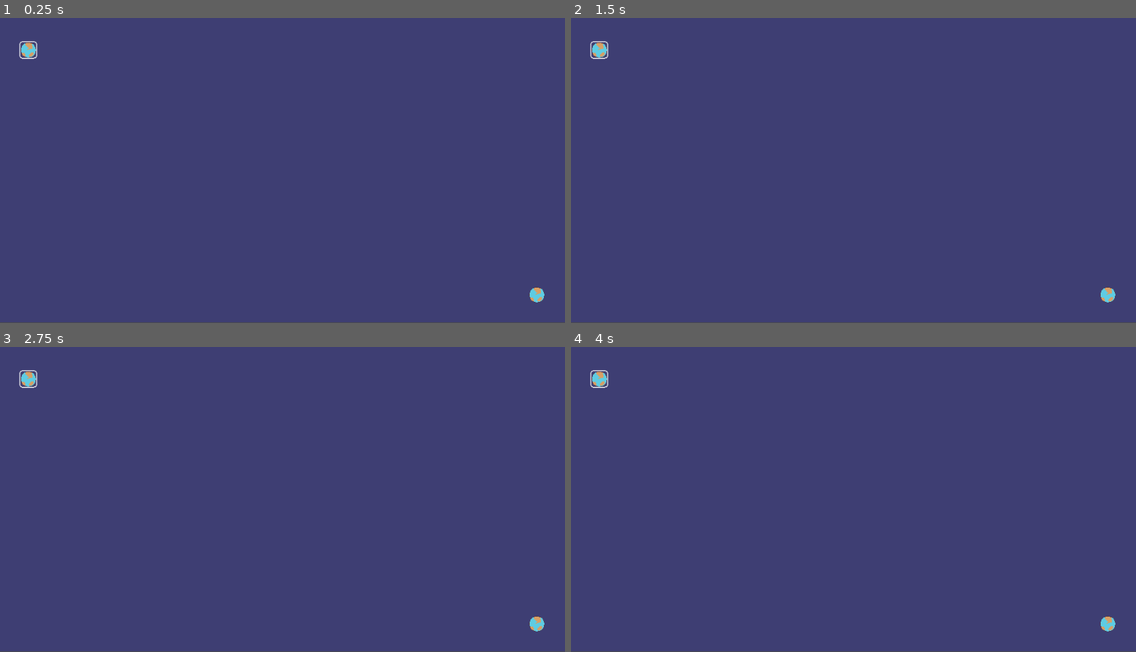
Above: before the commit, frames 1-4 (two rows, left to right).
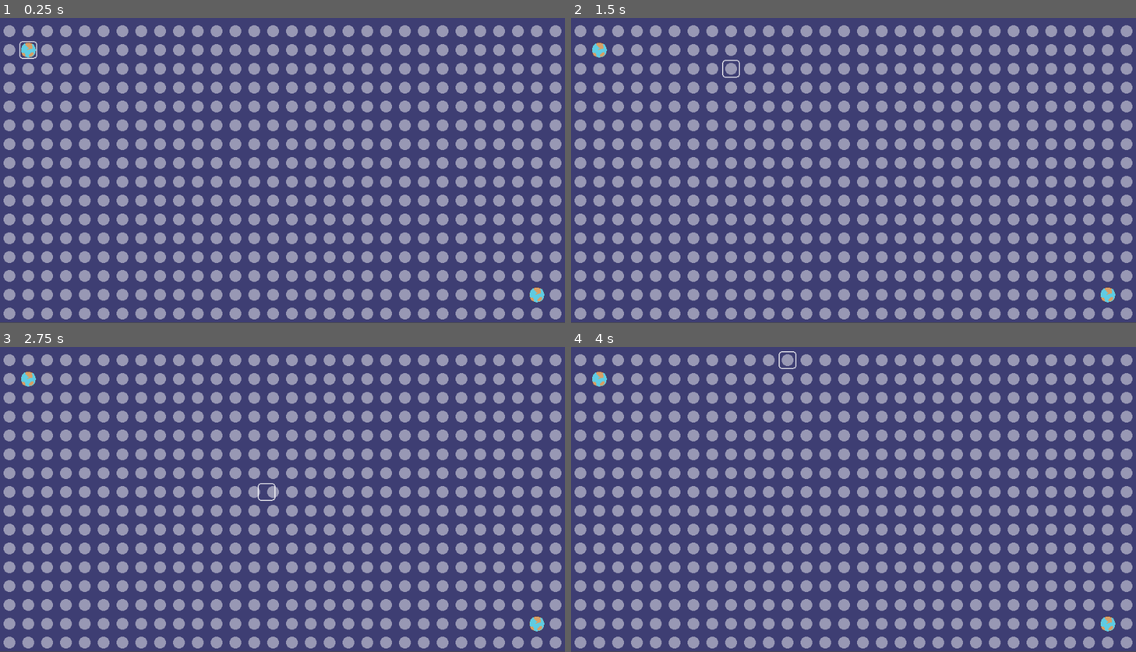
Above: after the commit, the same moments.

Repository: CannibalCowsRanch/Gravitone
Game: Godot game, scene res://scenes/Game.tscn
Two runs of this game, one before a commit and one after it. Both use one fixed random seed, a clock stepped at 60 frames per second and the inputs below.
Inputs:
- Up to frame 1 (0.25 s): no input
- Up to frame 2 (1.5 s): tap Enter at 0.5 s; hold D (move_right) 0.53-1.28 s; hold S (move_down) from 1.28 s (still down)
- Up to frame 3 (2.75 s): release S (move_down) at 2.03 s; hold D (move_right) from 2.03 s (still down)
- Up to frame 4 (4 s): tap Space at 2.75 s; release D (move_right) at 2.78 s; hold W (move_up) 2.78-3.53 s; hold A (move_left) from 3.53 s (still down)

The runs differ from the first frame. In frame 1, 32% of the frame differs, in the area x 0-100%, y 2-99%; in frame 2, 32%; in frame 3, 32%; in frame 4, 32%, in the area x 0-100%, y 1-99%.
Error before the commit: Trying to assign value of type 'Grid.gd' to a variable of type 'Indicator.gd'. (res://entities/Indicator.gd:30)

Commit message:
Moved code that initialize players in the Game.gd script

Diff:
--- a/entities/Indicator.gd
+++ b/entities/Indicator.gd
@@ -1,5 +1,5 @@
 extends Node2D
-class_name Grid
+class_name Indicator
 
 # The movement speed of the indicator
 const SPEED = 20.0
@@ -27,7 +27,7 @@
 var type = "indicator"
 var player = null
 
-onready var grid: Grid = get_parent()
+onready var grid: Grid = get_node("/root/Game/Grid")
 
 enum States {
 	IDLE,
--- a/entities/Player.gd
+++ b/entities/Player.gd
@@ -1,4 +1,5 @@
 extends Node2D
+class_name Player
 
 var type = "player"
 var top_left = Vector2(0, 0)
--- a/project.godot
+++ b/project.godot
@@ -9,18 +9,30 @@
 config_version=4
 
 _global_script_classes=[ {
+"base": "Node",
+"class": "Game",
+"language": "GDScript",
+"path": "res://scenes/Game.gd"
+}, {
+"base": "TileMap",
+"class": "Grid",
+"language": "GDScript",
+"path": "res://scenes/Grid.gd"
+}, {
 "base": "Node2D",
-"class": "Grid",
+"class": "Indicator",
 "language": "GDScript",
 "path": "res://entities/Indicator.gd"
 }, {
-"base": "TileMap",
+"base": "Node2D",
 "class": "Player",
 "language": "GDScript",
-"path": "res://scenes/Grid.gd"
+"path": "res://entities/Player.gd"
 } ]
 _global_script_class_icons={
+"Game": "",
 "Grid": "",
+"Indicator": "",
 "Player": ""
 }
 
--- /dev/null
+++ b/scenes/Game.gd
@@ -0,0 +1,25 @@
+extends Node
+class_name Game
+
+onready var Player = preload("res://entities/Player.tscn")
+onready var Indicator = preload("res://entities/Indicator.tscn")
+
+func _ready() -> void:
+	var grid: Grid = $Grid
+
+		# init first player
+	var player1 = Player.instance()
+	grid.add_object(player1, Vector2(1, 1))
+	player1.top_left = Vector2.ZERO
+	player1.bottom_right = Vector2(floor(grid.grid_size.x / 2), grid.grid_size.y)
+
+	# init second player
+	var player2 = Player.instance()
+	grid.add_object(player2, Vector2(grid.grid_size.x - 2, grid.grid_size.y - 2))
+	player2.top_left = Vector2(ceil(grid.grid_size.x / 2), 0)
+	player2.bottom_right = grid.grid_size
+
+	# indicator instance
+	var indicator = Indicator.instance()
+	indicator.player = player1
+	grid.add_object(indicator, Vector2(1, 1))
--- a/scenes/Game.tscn
+++ b/scenes/Game.tscn
@@ -1,7 +1,8 @@
-[gd_scene load_steps=4 format=2]
+[gd_scene load_steps=5 format=2]
 
-[ext_resource path="res://images/background.png" type="Texture" id=1]
-[ext_resource path="res://scenes/Grid.gd" type="Script" id=2]
+[ext_resource path="res://scenes/Game.gd" type="Script" id=1]
+[ext_resource path="res://images/background.png" type="Texture" id=2]
+[ext_resource path="res://scenes/Grid.gd" type="Script" id=3]
 
 [sub_resource type="GDScript" id=1]
 script/source = "extends Node2D
@@ -16,18 +17,18 @@
 			draw_circle(pos, 10, Color(\"#77ffffff\"))"
 
 [node name="Game" type="Node"]
+script = ExtResource( 1 )
 
 [node name="Background" type="Sprite" parent="."]
 position = Vector2( 0, -1 )
-texture = ExtResource( 1 )
+texture = ExtResource( 2 )
 centered = false
 
 [node name="Grid" type="TileMap" parent="."]
 position = Vector2( 0, 28 )
 cell_size = Vector2( 32, 32 )
 format = 1
-script = ExtResource( 2 )
+script = ExtResource( 3 )
 
 [node name="VisualGrid" type="Node2D" parent="Grid"]
-visible = false
 script = SubResource( 1 )
--- a/scenes/Grid.gd
+++ b/scenes/Grid.gd
@@ -1,5 +1,5 @@
 extends TileMap
-class_name Player
+class_name Grid
 
 var tile_size : Vector2 = get_cell_size()
 var half_tile_size : Vector2 = self.tile_size / 2
@@ -8,43 +8,30 @@
 # the viewport size divided by the cell size
 onready var grid_size = Vector2(960 / tile_size.x,
 								512 / tile_size.y)
-var grid = []
-
-onready var Player = preload("res://entities/Player.tscn")
-onready var Indicator = preload("res://entities/Indicator.tscn")
-
+var _grid = []
 
 func _ready():
 	# Create the grid cells
 	for x in range(grid_size.x):
-		grid.append([])
-		for y in range(grid_size.y):
-			grid[x].append({})
+		self._grid.append([])
+		for _y in range(grid_size.y):
+			self._grid[x].append({})
 
-	# init first player
-	var player1 = Player.instance()
-	player1.position = map_to_world(Vector2(1, 1)) + self.half_tile_size
-	player1.top_left = Vector2.ZERO
-	player1.bottom_right = Vector2(floor(grid_size.x / 2), grid_size.y)
-	grid[1][1][player1.type] = player1
-	add_child(player1)
-
-	# init second player
-	var player2 = Player.instance()
-	player2.position = map_to_world(Vector2(grid_size.x - 2, grid_size.y - 2)) + self.half_tile_size
-	player2.top_left = Vector2(ceil(grid_size.x / 2), 0)
-	player2.bottom_right = grid_size
-	grid[grid_size.x - 2][grid_size.y - 2][player2.type] = player2
-	add_child(player2)
-
-	# indicator instance
-	var indicator = Indicator.instance()
-	indicator.position = player1.position
-	indicator.player = player1
-	grid[1][1][indicator.type] = indicator
-	add_child(indicator)
+func add_object(child_node: Node2D, grid_position: Vector2) -> void:
+	child_node.position = map_to_world(grid_position) + self.half_tile_size
+	self._grid[grid_position.x][grid_position.y][child_node.type] = child_node
+	add_child(child_node)
 
 func can_move(child_node, direction) -> bool:
+	"""
+	This function check if a node can move from its postion on the grid toward
+	to the input `direction`.
+	The check relies on the boundaries stored on the player instance which
+	should be bound to the `child_node`.
+	"""
+	# TODO: could be better to move this method on the player itself
+	#       because its the one the owns the boundaries of the area
+	#       where bound nodes can move.
 	var grid_position: Vector2 = world_to_map(child_node.position) + direction
 	var player: Player = child_node.player
 
@@ -59,12 +46,11 @@
 
 	# get the entity on the grid of the same type
 	# of the object that wants to update its position
-	var entity = grid[grid_pos.x][grid_pos.y][child_node.type]
+	var entity = self._grid[grid_pos.x][grid_pos.y][child_node.type]
 
 	# move the item on the grid
-	grid[grid_pos.x][grid_pos.y].erase(child_node.type)
-	grid[new_pos.x][new_pos.y][child_node.type] = entity
-	# move the item on the physical world
-	# TODO: this part could be handled by the item directly
-	#       returning the new pos
+	self._grid[grid_pos.x][grid_pos.y].erase(child_node.type)
+	self._grid[new_pos.x][new_pos.y][child_node.type] = entity
+	# returns the new position the item should have
+	# on the physical world
 	return map_to_world(new_pos) + half_tile_size
